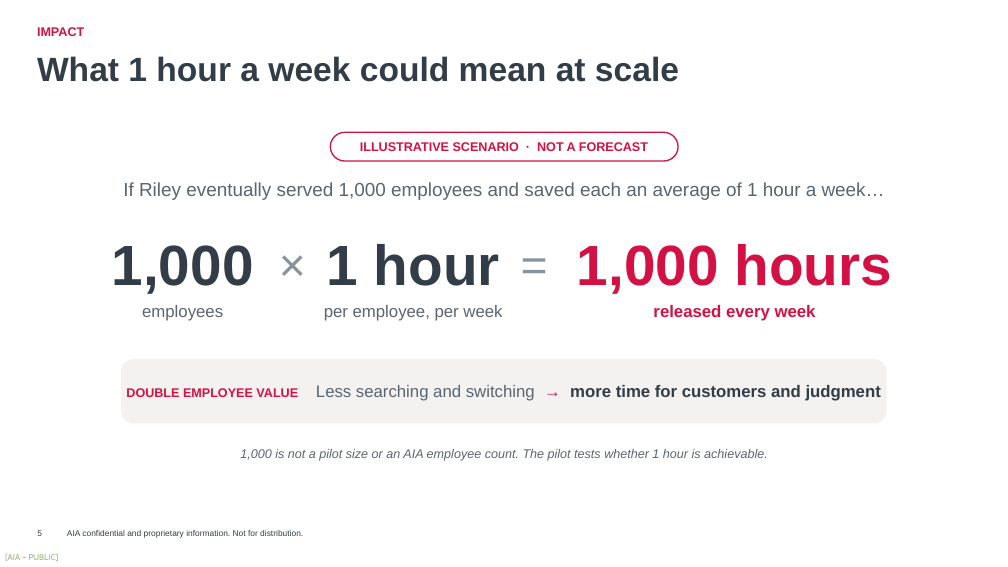
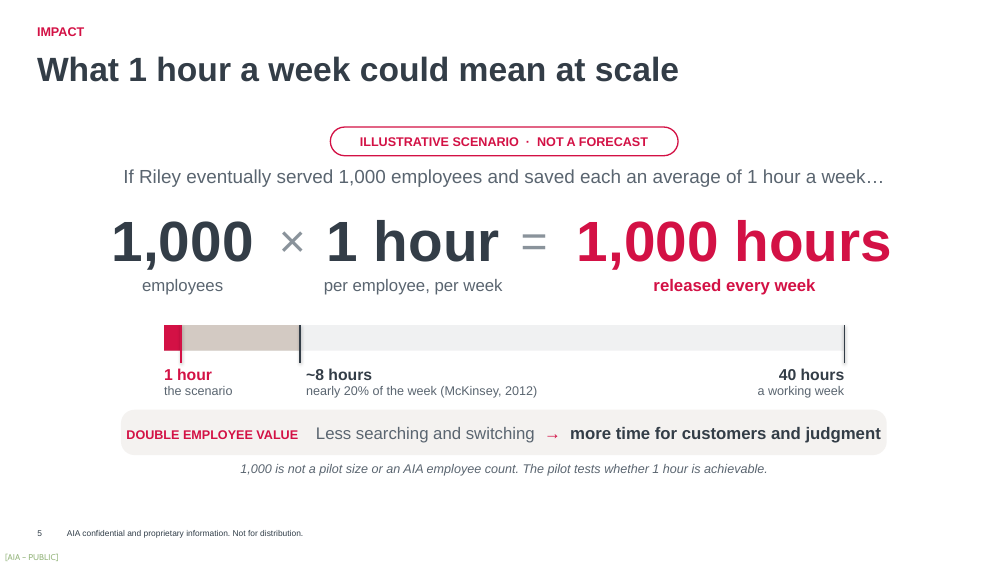
Before and after one commit to harrysokool/playground, a slide deck: slide 5 of ppt/group_inno_award/Riley_Submission_Deck_Opus.pptx. Drawn at 1008x567 pixels with LibreOffice and Linux fonts; fonts in the diff are those of the drawing; background and template pictures are left out. Boxes give left, top, right and bottom in pixels: in the first picture for what was removed or moved away, otherwise in the second. Text is boxed around its words. In the diff, an @@ line names an element or a change of style, - is before the commit and + after.

```diff
--- a/ppt/group_inno_award/Riley_Submission_Deck_Opus.pptx
+++ b/ppt/group_inno_award/Riley_Submission_Deck_Opus.pptx
@@ rounded rectangle "ILLUSTRATIVE SCENARIO · NOT A ...": place and size @@
-rounded rectangle "ILLUSTRATIVE SCENARIO · NOT A ..." at [330,132,678,161]
+rounded rectangle "ILLUSTRATIVE SCENARIO · NOT A ..." at [330,127,678,156]
@@ text "If Riley eventually served 1,000 ...": place and size @@
-text "If Riley eventually served 1,000 ..." at [123,182,885,200]
+text "If Riley eventually served 1,000 ..." at [123,169,885,187]
@@ 8 texts: place and size @@
-8 texts at [112,227,891,321]
+8 texts at [112,203,891,295]
@@ rectangle added at [164,325,845,351], fill #F0F1F2 @@
@@ rectangle added at [164,325,300,351], fill #D3CAC3 @@
@@ rectangle added at [164,325,181,351], fill #D31145 @@
@@ line added from (181, 325) to (181, 363), #D31145 1.25 pt @@
@@ line added from (300, 325) to (300, 363), #333D47 1.25 pt @@
@@ line added from (845, 325) to (845, 363), #333D47 1.25 pt @@
@@ text added at [164,368,233,395], 12 pt, text #5A6570 @@
+1 hour
+the scenario
@@ text added at [306,368,537,398], 12 pt, text #5A6570 @@
+~8 hours
+nearly 20% of the week (McKinsey, 2012)
@@ text added at [758,368,845,398], 12 pt, text #5A6570 @@
+40 hours
+a working week
@@ text "DOUBLE EMPLOYEE VALUE Less searching ...": place and size @@
-text "DOUBLE EMPLOYEE VALUE Less searching ..." at [126,385,881,401]
+text "DOUBLE EMPLOYEE VALUE Less searching ..." at [126,427,881,443]
@@ rounded rectangle: place and size @@
-rounded rectangle at [121,359,887,423]
+rounded rectangle at [121,410,887,455]
@@ rounded rectangle at [121,410,887,455]: proportions changed @@
@@ text "1,000 is not a pilot ...": place and size @@
-text "1,000 is not a pilot ..." at [240,449,768,461]
+text "1,000 is not a pilot ..." at [240,464,768,476]
```
Also in this commit, not shown: 2 other slides changed.
